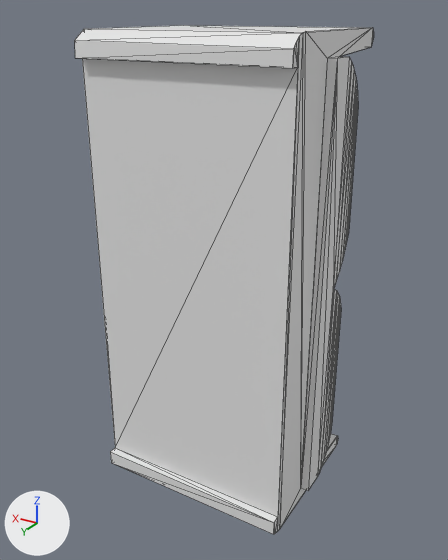
The OBJ model datasets/ModelNet9/sofa/train/sofa_0738.obj as it was, and as the next commit left it.
The view is the same before and after, from a camera (50 mm lens) standing at (-0.637, 1.166, 0.525) and looking at (0.038, 0.041, -0.037). The lights are fixed; the arrows at lower left show +X, +Y and +Z. Mesh edges are drawn as thin lines. Where no turn or scale is listed for an object, it has been applied to the vertices. Vertices at the same position are counted once.

The scene before the commit, as lines of its bpy script (objects in view):
```python
me_sofa_0738 = bpy.data.meshes.new('sofa_0738')
me_sofa_0738.from_pydata(...)  # 299 vertices, 377 faces; spans x -0.232..0.233, y -0.256..0.255, z -0.5..0.5
ob_sofa_0738 = bpy.data.objects.new('sofa_0738', me_sofa_0738)
ob_sofa_0738.location = (0.0, 0.0, 0.0)
```
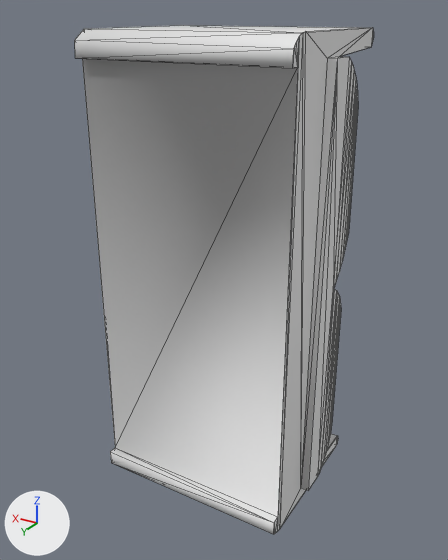
Where the change shows, as pixel boxes [x1, y1, x2, y2] in the pictures (448 x 560 px):
'sofa_0738', reshaped
    both: [75, 25, 374, 534]

The change, as a list of edits to the scene's bpy script:
```text
Change me_sofa_0738:
    used by ob_sofa_0738; location = (0.0, 0.0, 0.0)
    remove me_sofa_0738.from_pydata(...)  # 299 vertices, 377 faces; spans x -0.232..0.233, y -0.256..0.255, z -0.5..0.5
    add me_sofa_0738.from_pydata(...)  # 298 vertices, 376 faces; spans x -0.232..0.233, y -0.256..0.255, z -0.5..0.5
    me_sofa_0738 part 1: the surface is now shaded smooth
```
